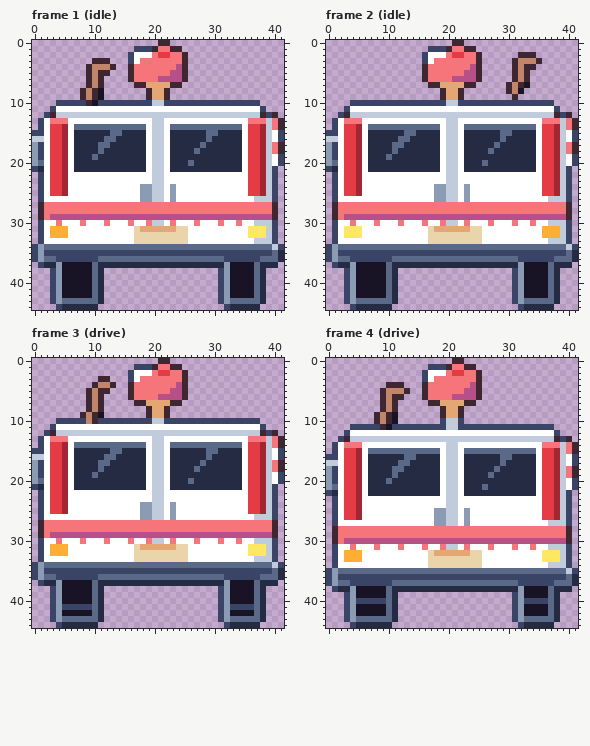
Pixel-art file -- art/depths/ice-cream-truck@75.aseprite. This is how it looked before the edit.
42x45 pixels, 6 frames. Shown: frame 1 (idle), frame 2 (idle), frame 3 (drive), frame 4 (drive). The commit also changed other frames, which this record leaves out.
Now the later version:
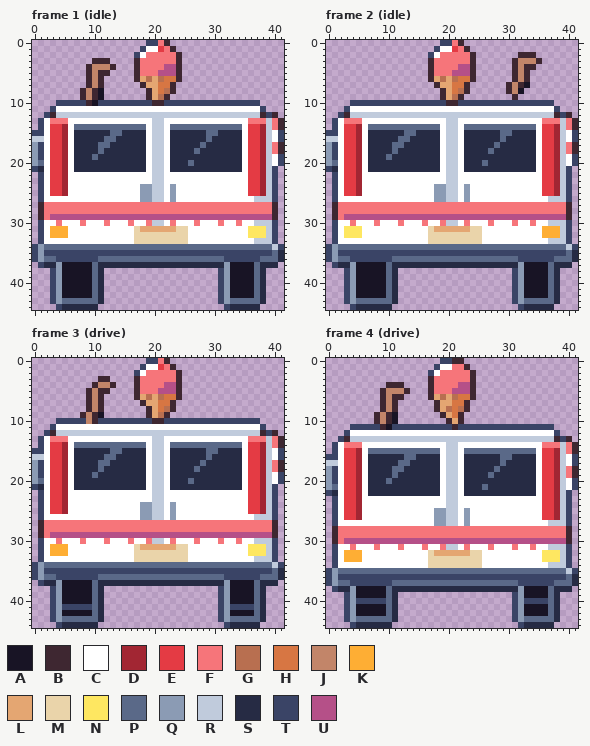
Palette (. is transparent): A #181425  B #3e2731  C #ffffff  D #a22633  E #e43b44  F #f6757a  G #b86f50  H #d77643  J #c28569  K #feae34  L #e4a672  M #ead4aa  N #fee761  P #5a6988  Q #8b9bb4  R #c0cbdc  S #262b44  T #3a4466  U #b55088
What changed:
Changed rows in their new state; - is an unchanged pixel.
Frame 1 (idle):
first column x 16:
 0 ---TTF----
 1 -.-CCE--.-
 2 .T-F-FF-B.
 3 .B------B.
 4 .B----UUB.
 5 .B---UU-B.
 6 .BLGLGHHB.
 7 -.---HH-.-
 8 -----HGB--
 9 -----G----
10 ----BB----
Frame 2 (idle): the same change as frame 1 (idle)
Frame 3 (drive): the same change as frame 1 (idle)
Frame 4 (drive):
first column x 16:
 0 ---TT-----
 1 -.-CC---.-
 2 .T-F-FF-B.
 3 .B------B.
 4 .B----UUB.
 5 .B---UU-B.
 6 .BLGLGHHB.
 7 -.---HH-.-
 8 --BLGHGB--
 9 -----H----
10 ---.BLB---
11 ----TB----
Boxes around the changes in both pictures, in picture pixels (x1, y1, x2, y2):
changed: (128, 40, 188, 106)
changed: (422, 40, 482, 106)
changed: (128, 358, 188, 424)
changed: (422, 358, 482, 430)
